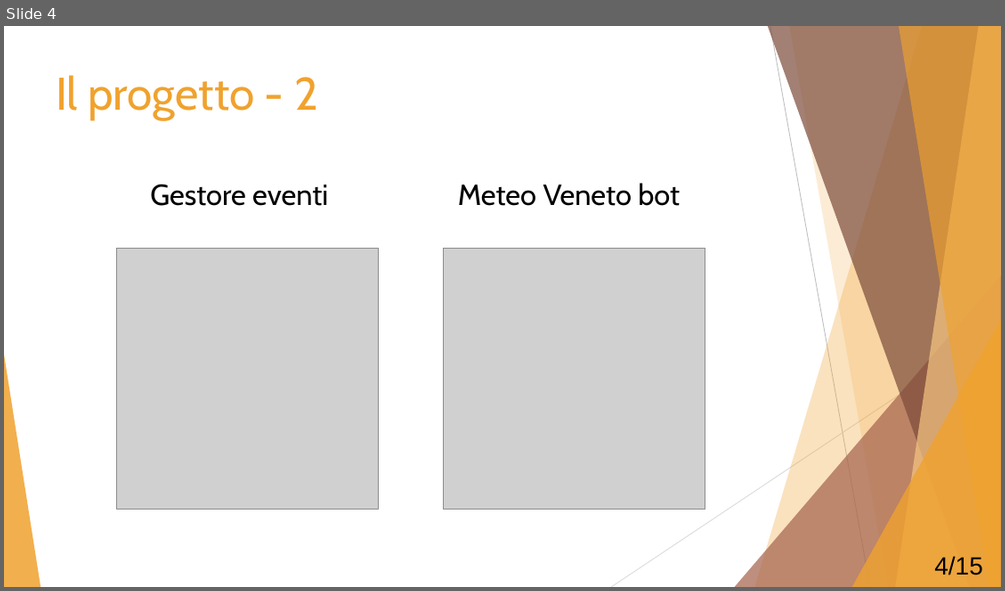
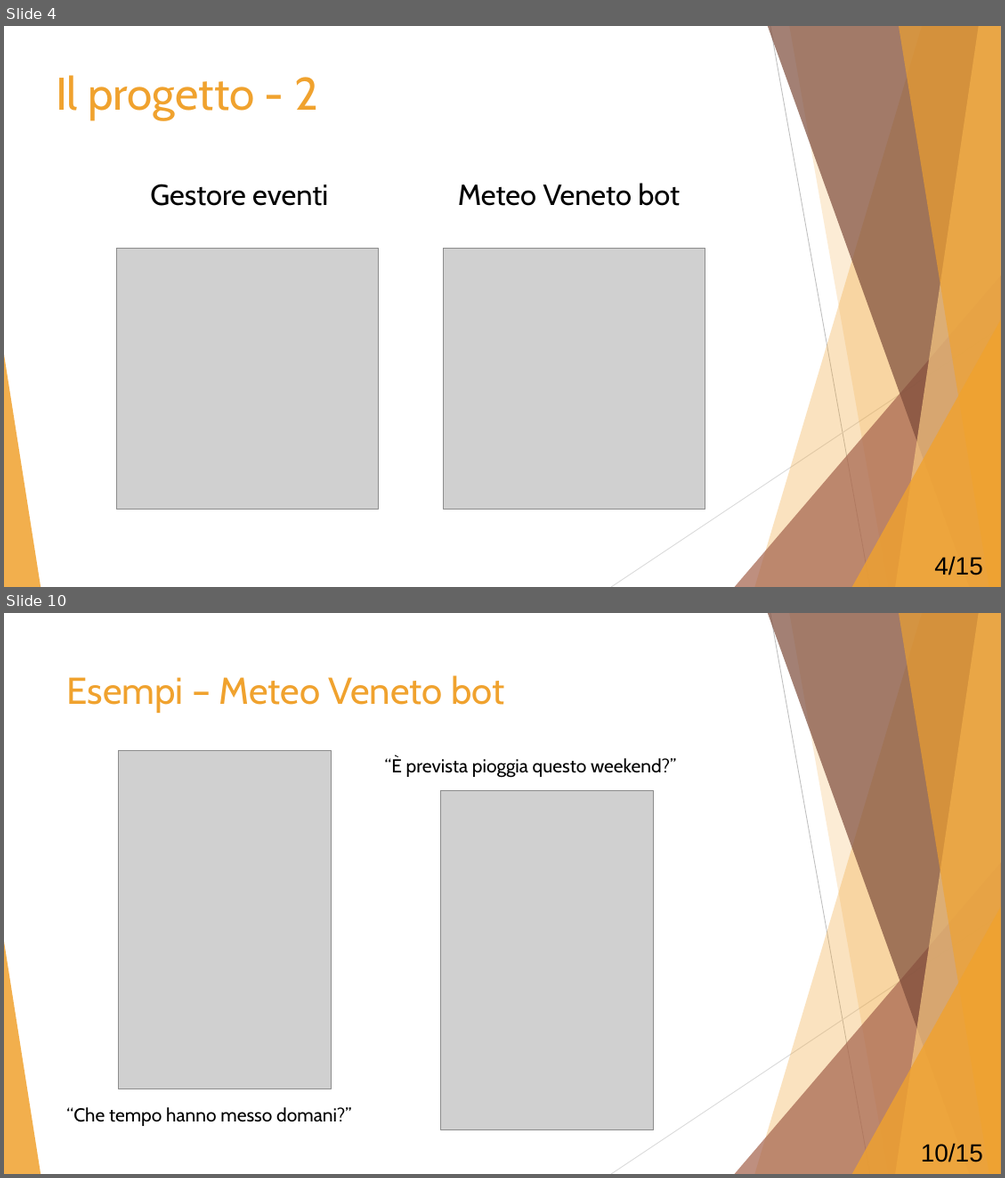
Before and after one commit to Mou95/Tesi, a slide deck: Presentazione_tesi.pptx. Shown one above the other, each under a label of ours: slide 4 before the commit, slides 4 and 10 after it; the slides between them are not shown. The pictures are 1005x591 and 1005x1178 pixels, drawn with LibreOffice and Linux fonts; fonts in the diff are those of the drawing; grey boxes stand for pictures. Boxes give left, top, right and bottom in pixels: in the first picture for what was removed or moved away, otherwise in the second. Text is boxed around its words. In the diff, an @@ line names an element or a change of style, - is before the commit and + after.

```diff
--- a/Presentazione_tesi.pptx
+++ b/Presentazione_tesi.pptx
@@ slide 10 added at bbox=[4, 613, 1001, 1174], background #FFFFFF; not listed: 10 template elements that a slide beside it also shows @@
@@ title added at bbox=[67, 675, 504, 713], 36 pt, text #F0A22E @@
+Esempi – Meteo Veneto bot
@@ picture added at bbox=[119, 750, 331, 1088] @@
@@ text added at bbox=[385, 756, 676, 778], 18 pt, text #000000 @@
+‘‘È prevista pioggia questo weekend?’’
@@ picture added at bbox=[441, 790, 653, 1130] @@
@@ text added at bbox=[66, 1107, 351, 1126], 18 pt, text #000000 @@
+‘‘Che tempo hanno messo domani?’’
@@ text added at bbox=[921, 1143, 983, 1162], 24 pt, text #000000 @@
+10/15
```
Also in this commit, not shown: 3 slides changed, 4 other slides added, 2 slides removed, 9 other files.
